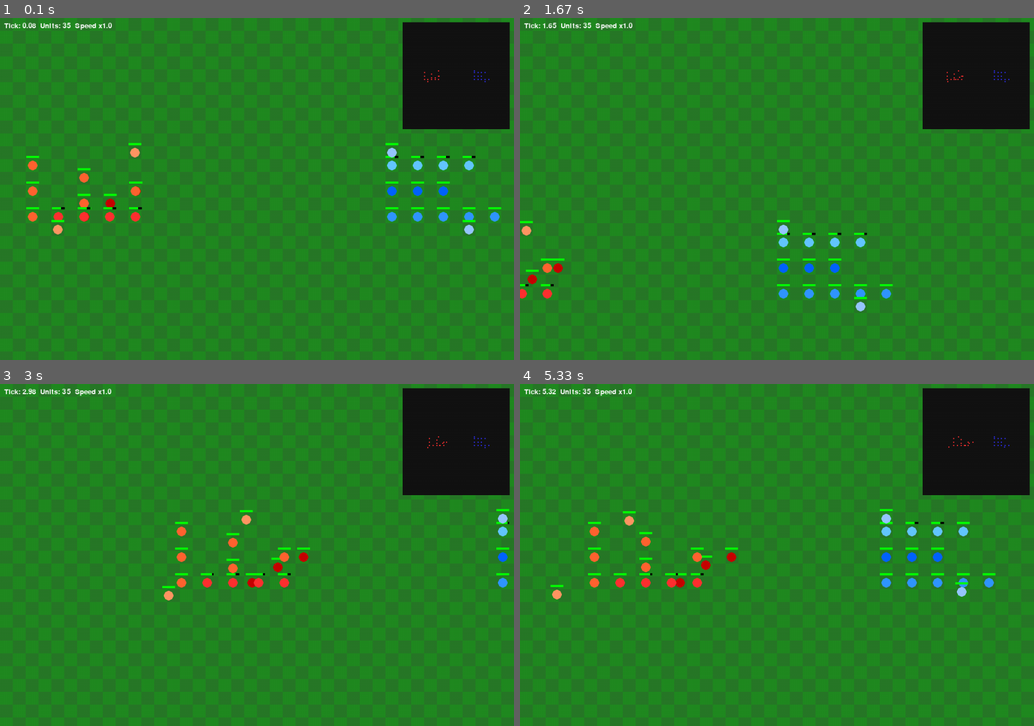
Above: before the commit, frames 1-4 (two rows, left to right).
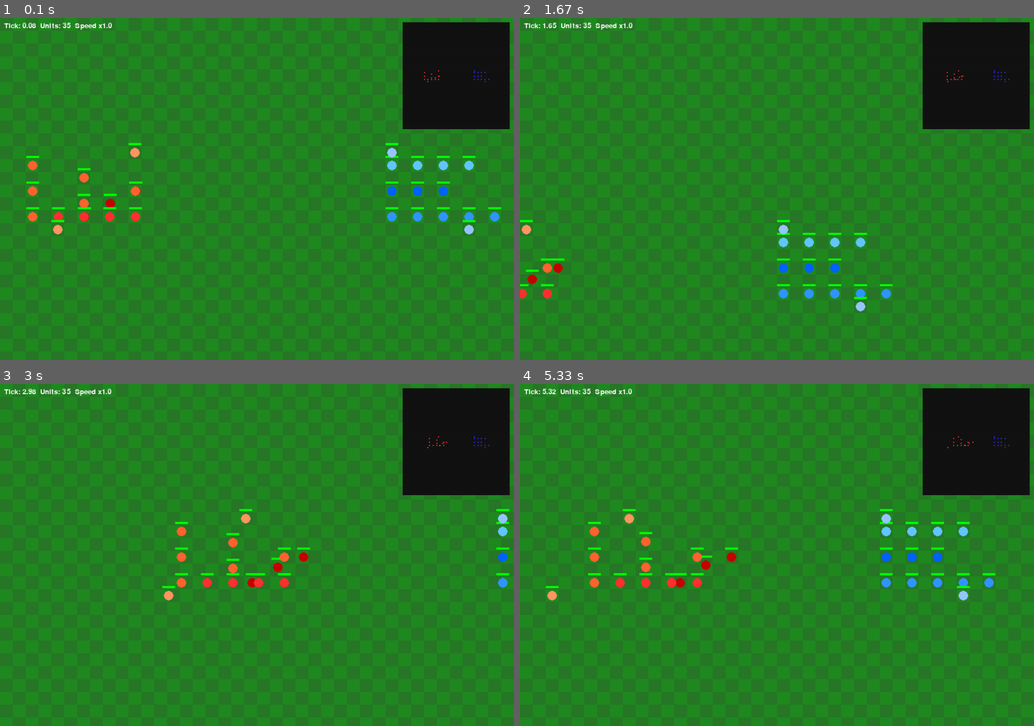
Above: after the commit, the same moments.

Repository: fireboy911/AgeOfEmpire
Game: pygame game, started from age/TerminalCodeOrganized/MainPyGame.py
The game is run twice, just before and just after one commit, with the same random seed, the same clock (stepped at 60 frames per second) and the same inputs.
Inputs:
- Up to frame 1 (0.1 s): no input
- Up to frame 2 (1.67 s): hold Right 0.33-0.8 s; hold Up 0.83-1.13 s; hold Right 1.17-1.63 s
- Up to frame 3 (3 s): hold Left 1.67-2.2 s; hold Down 2.23-2.53 s; hold Left 2.57-2.97 s
- Up to frame 4 (5.33 s): hold Up 3-3.37 s; hold Right 3.4-4.03 s; hold Down 4.07-4.43 s; hold Left 4.47-4.93 s; hold Right from 4.97 s (still down)

The runs differ from the first frame. In frame 1, less than 0.1% of the frame differs, in the area x 11-93%, y 40-56%; in frame 2, less than 0.1%; in frame 3, less than 0.1%; in frame 4, 0.3%, in the area x 5-95%, y 18-64%.

Commit message:
Modify unit stats for asymmetric armies
Updated unit statistics for Pikeman, Crossbowman, knight, and Monk. Adjusted health, attack, range, speed, and regeneration values.

Diff:
--- a/age/TerminalCodeOrganized/Scenario.py
+++ b/age/TerminalCodeOrganized/Scenario.py
@@ -4,10 +4,10 @@
     mid_y = engine.h / 2
 
     type_stats = {
-        "Pikeman": {"hp": 55, "attack": 6, "range": 1.0, "speed": 1.0},
-        "Crossbowman":{"hp": 40, "attack": 12, "range": 10.0, "speed": 1.0},
-        "knight": {"hp": 70, "attack": 8, "range": 1.2, "speed": 1.5},
-        "Monk": {"hp": 55, "attack": 1.5, "range": 5.0, "speed": 1.0, "regen": 2.0},
+        "Pikeman": {"hp": 110, "attack": 12, "range": 1.0, "speed": 1.0},
+        "Crossbowman":{"hp": 55, "attack": 24, "range": 5.0, "speed": 1.0},
+        "knight": {"hp": 140, "attack": 16, "range": 1.2, "speed": 1.5},
+        "Monk": {"hp": 110, "attack": 3, "range": 5.0, "speed": 1.0, "regen": 4.0},
     }
 
     type_colors = {
